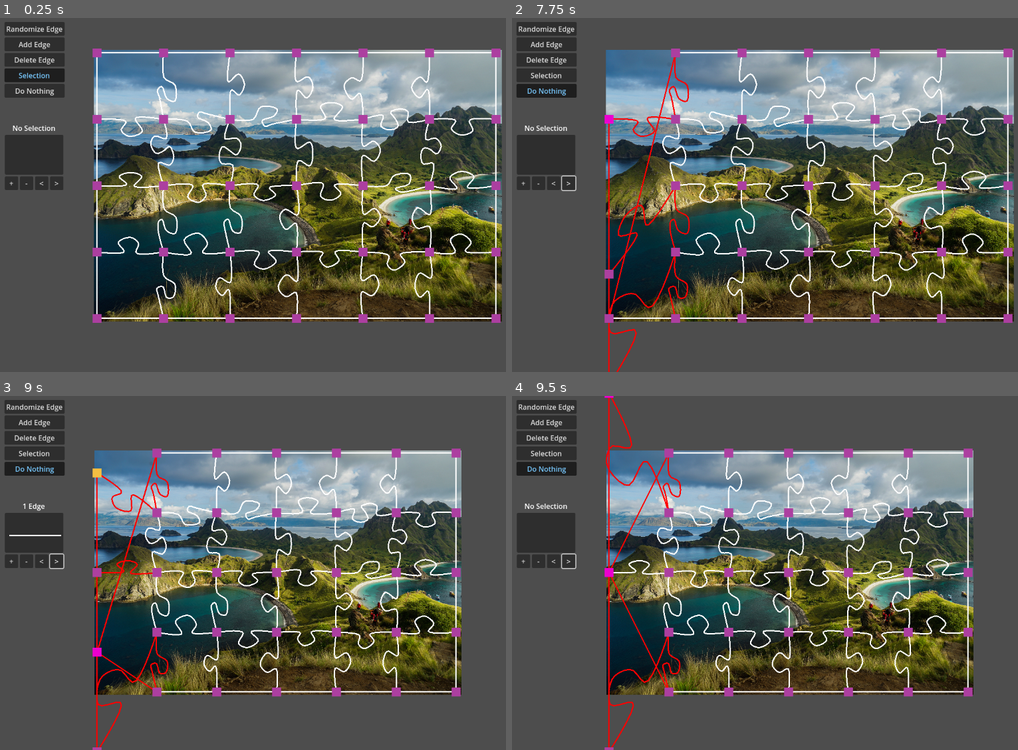
Above: before the commit, frames 1-4 (two rows, left to right).
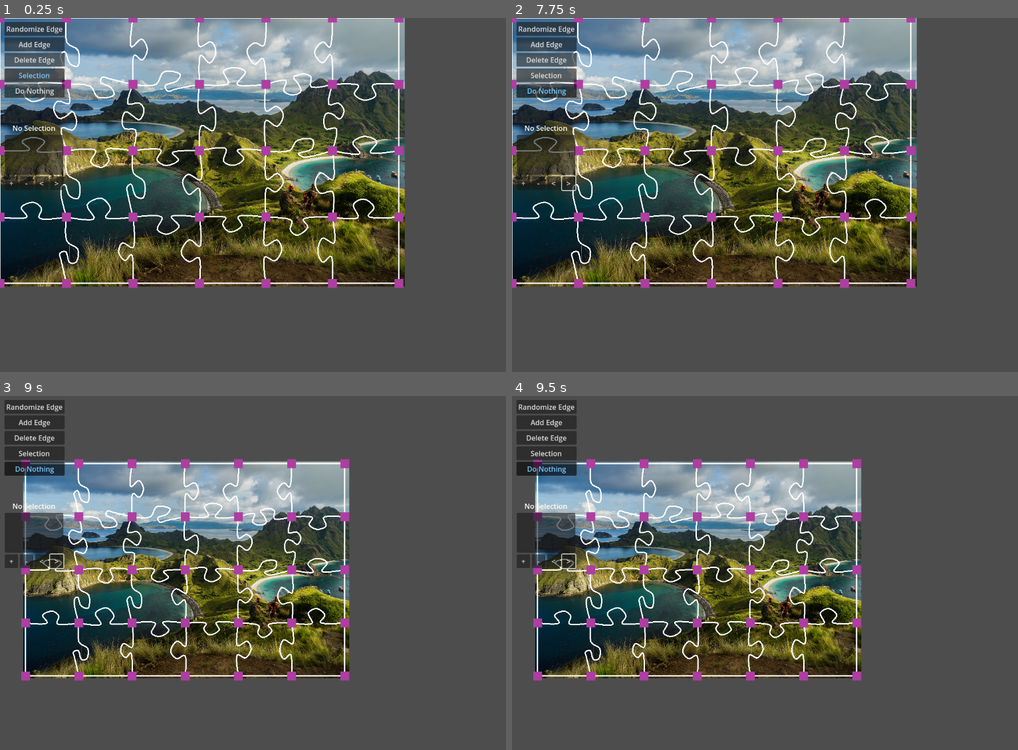
Above: after the commit, the same moments.

Repository: kreibaum/puzzle-shark
Game: Godot game, scene res://editor.tscn
Same seed, same stepped clock (60 frames per second), same inputs: the game is played once before the commit and once after it.
Inputs (mouse positions are in pixels of both pictures, inside the frame that each line leads up to):
- Up to frame 1 (0.25 s): no input
- Up to frame 2 (7.75 s): click "Randomize Edge" at 0.5 s; click "Add Edge" at 1.25 s; click "Selection" at 2 s; click "Do Nothing" at 2.75 s; click "+" at 3.5 s; click "-" at 4.25 s; click "<" at 5 s; click ">" at 5.75 s; tap Enter at 6.5 s; drag from (608, 53) to (608, 184) at 6.52 s; tap Space at 7.25 s; drag from (608, 120) to (608, 251) at 7.27 s
- Up to frame 3 (9 s): tap Enter at 8 s; move the mouse to (96, 650) at 8.02 s; hold Mouse wheel down (ZoomIn) 8.03-8.75 s; tap Middle mouse button (Drag, bound only after the commit) at 8.1 s; click (96, 650) at 8.17 s; drag from (96, 693) to (96, 573) at 8.77 s
- Up to frame 4 (9.5 s): no input

The runs differ from the first frame. In frame 1, 74% of the frame differs, in the area x 0-100%, y 0-87%; in frame 2, 74%, in the area x 0-100%, y 0-100%; in frame 3, 51%; in frame 4, 51%.

Commit message:
first implementation of a smoothed camera. Works well but does not adapt well to many edges

Diff:
--- a/PanCamera.gd
+++ b/PanCamera.gd
@@ -2,35 +2,91 @@
 
 signal zoom_changed(float)
 
+@onready var zoom_target: Vector2 = self.zoom
+var zoom_tween: Tween
 
-# Called when the node enters the scene tree for the first time.
-func _ready():
-	pass  # Replace with function body.
+var drag_tween: Tween
+var drag_prev_time: float
+var drag_velocity: Vector2 = Vector2(0, 0)
+var drag_fixpoint: Vector2
+var drag_ongoing: bool
 
-
-# Called every frame. 'delta' is the elapsed time since the previous frame.
-func _process(_delta):
-	pass
-
+func _process(_delta: float):
+	if self.drag_ongoing: drag_while()
 
 func _unhandled_input(event):
 	# Disable the camera when pressing ctrl
 	if Input.is_key_pressed(KEY_CTRL):
 		return
 
-	if event is InputEventMouseMotion:
-		if event.button_mask == MOUSE_BUTTON_MASK_MIDDLE:
-			self.position -= event.relative / self.zoom
-	elif event.is_action_pressed("ZoomIn"):
-		zoom_at_mouse(0.9)
+	if Input.is_action_just_pressed("Drag"):
+		drag_start()
+	elif Input.is_action_just_released("Drag"):
+		drag_stop()
+
+	if event.is_action_pressed("ZoomIn"):
+		zoom_at_mouse_smooth(self.zoom_target * 0.8)
 	elif event.is_action_pressed("ZoomOut"):
-		zoom_at_mouse(1.0 / 0.9)
+		zoom_at_mouse_smooth(self.zoom_target / 0.8)
 
 
-func zoom_at_mouse(zoom_change: float):
-	var mouse_old = get_global_mouse_position()
-	self.zoom *= zoom_change
-	var mouse_new = get_global_mouse_position()
-	var relative = mouse_new - mouse_old
-	self.position -= relative
+func drag_timestamp():
+	var time = Time.get_ticks_msec()
+	var dt = time - self.drag_prev_time
+	self.drag_prev_time = time
+	return dt
+
+func drag_start():
+	self.drag_fixpoint = get_global_mouse_position()
+	self.drag_velocity = Vector2(0,0)
+	self.drag_ongoing = true
+	if self.drag_tween: self.drag_tween.kill()
+
+func drag_while():
+	var dt = drag_timestamp()
+	var diff = self.drag_fixpoint - get_global_mouse_position()
+	self.drag_velocity = 0.8 * self.drag_velocity + 0.2 * diff / dt
+	self.position += diff
+
+func drag_stop():
+	var velocity
+	self.drag_ongoing = false
+	self.drag_tween = create_tween()
+	if self.drag_velocity.length() > 10:
+		velocity = self.drag_velocity.normalized() * 10
+	else:
+		velocity = self.drag_velocity
+	self.drag_tween.tween_method(drag_glide, velocity, Vector2(0, 0), 0.4)
+
+func drag_glide(velocity: Vector2):
+	var dt = drag_timestamp()
+	self.drag_velocity = velocity
+	self.position += velocity * dt
+
+func zoom_at_mouse_smooth(zoom_level: Vector2):
+	self.zoom_target = zoom_level
+	# That is the official way to set a new tween target
+	if self.zoom_tween: self.zoom_tween.kill()
+	self.zoom_tween = create_tween().set_ease(Tween.EASE_OUT).set_trans(Tween.TRANS_EXPO)
+	self.zoom_tween.tween_method(zoom_at_mouse, self.zoom, zoom_target, 0.75)
+
+func zoom_at_mouse(zoom_level: Vector2):
+	# Get the factor by which we zoom and calculate the necessary shift for the
+	# camera
+	var zoom_factor = zoom_level.x / self.zoom.x
+	var mouse_position = get_global_mouse_position()
+	var delta = (mouse_position - self.position) * (zoom_factor - 1)
+
+	# We first have to shift the camera and then have to zoom. However, this
+	# changes the mouse position slightly, so we reposition it to its previous
+	# position afterwards. Also, unpleasant effects happen if the zoom-
+	# repositioning interacts with dragging. The best solutions seems to be to
+	# let drag handle the position in these cases.
+	if not drag_ongoing:
+		self.position += delta
+	self.zoom = zoom_level
+	if not drag_ongoing:
+		self.position -= get_global_mouse_position() - mouse_position
+
+	# Show the world that the zoom level just changed
 	zoom_changed.emit(self.zoom)
--- a/editor.tscn
+++ b/editor.tscn
@@ -18,8 +18,7 @@
 [node name="Node2D" type="Node2D"]
 
 [node name="Camera2D" type="Camera2D" parent="."]
-position = Vector2(-119, 101)
-offset = Vector2(500, 220)
+anchor_mode = 0
 script = ExtResource("1_8jika")
 
 [node name="PuzzleCanvas" parent="." node_paths=PackedStringArray("camera") instance=ExtResource("2_hetub")]
--- a/project.godot
+++ b/project.godot
@@ -33,6 +33,11 @@
 "events": [Object(InputEventMouseButton,"resource_local_to_scene":false,"resource_name":"","device":-1,"window_id":0,"a …(236 unchanged characters)…
 ]
 }
+Drag={
+"deadzone": 0.5,
+"events": [Object(InputEventMouseButton,"resource_local_to_scene":false,"resource_name":"","device":-1,"window_id":0,"alt_pressed":false,"shift_pressed":false,"ctrl_pressed":false,"meta_pressed":false,"button_mask":0,"position":Vector2(0, 0),"global_position":Vector2(0, 0),"factor":1.0,"button_index":3,"pressed":false,"double_click":false,"script":null)
+]
+}
 
 [physics]
 
